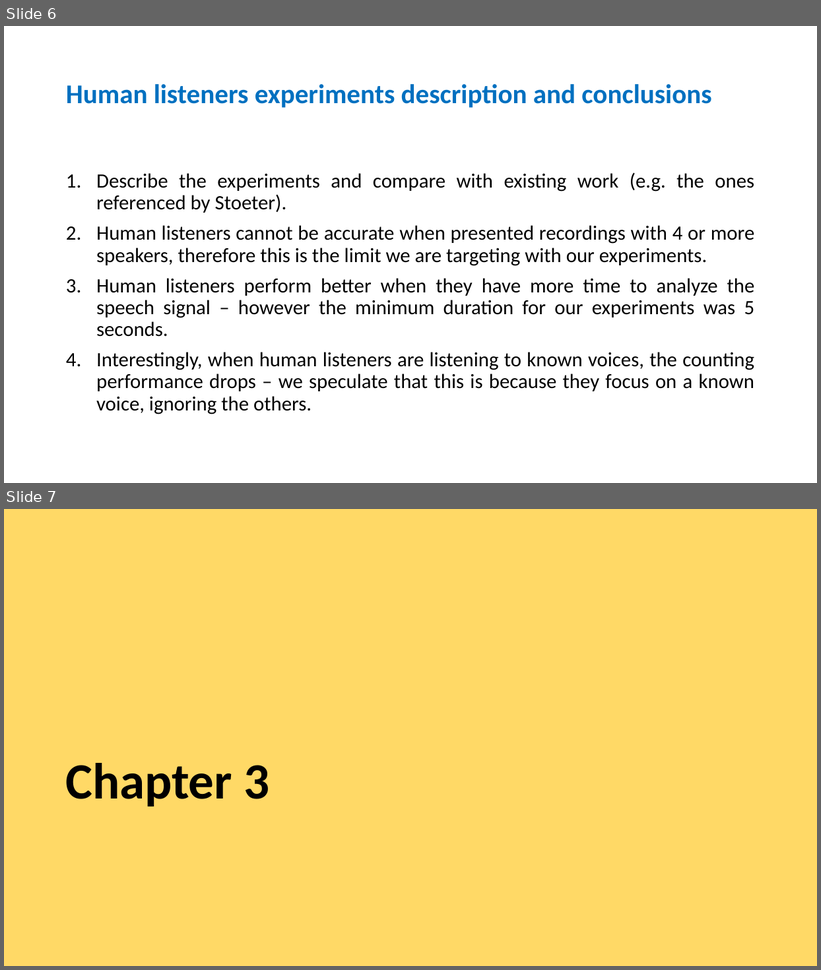
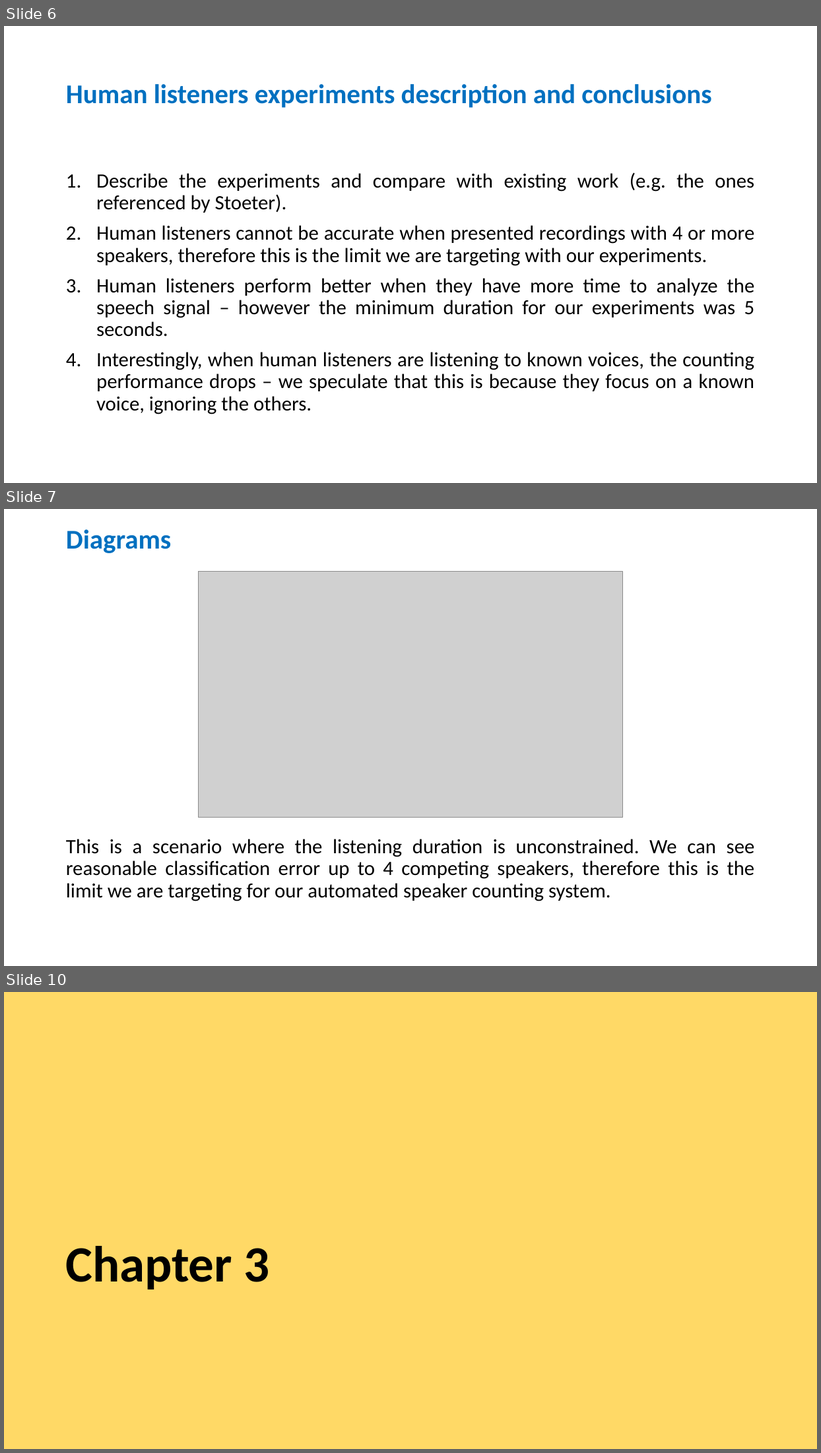
Before and after one commit to valentinandrei/saa_experiments, a slide deck: paper_writing/TOC.pptx. Shown one above the other, each under a label of ours: slides 6 and 7 before the commit, slides 6, 7 and 10 after it; the slides between them are not shown. The pictures are 821x970 and 821x1453 pixels, drawn with LibreOffice and Linux fonts; fonts in the diff are those of the drawing; grey boxes stand for pictures. Boxes give left, top, right and bottom in pixels: in the first picture for what was removed or moved away, otherwise in the second. Text is boxed around its words. In the diff, an @@ line names an element or a change of style, - is before the commit and + after.

```diff
--- a/paper_writing/TOC.pptx
+++ b/paper_writing/TOC.pptx
@@ slide 7 added at bbox=[4, 509, 817, 966], background #FFFFFF @@
@@ title added at bbox=[66, 529, 171, 553], 32 pt, text #0070C0, bold @@
+Diagrams
@@ picture added at bbox=[199, 571, 622, 818] @@
@@ text added at bbox=[66, 839, 755, 902], 24 pt, text #000000 @@
+This is a scenario where the listening duration is unconstrained. We can see reasonable classification error up to 4 competing speakers, therefore this is the limit we are targeting for our automated speaker counting system.
@@ what was slide 7 is now slide 10 @@
```
Also in this commit, not shown: 5 slides changed, 5 other slides added, 1 slide removed, 1 other file.
